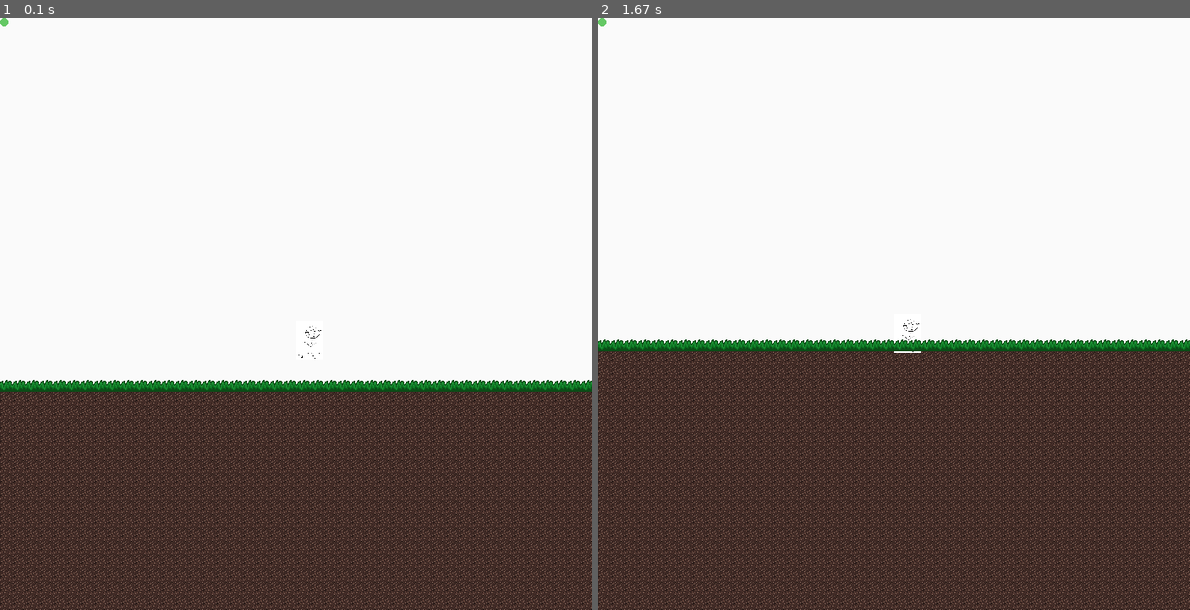
Above: before the commit, frames 1-2 (left to right).
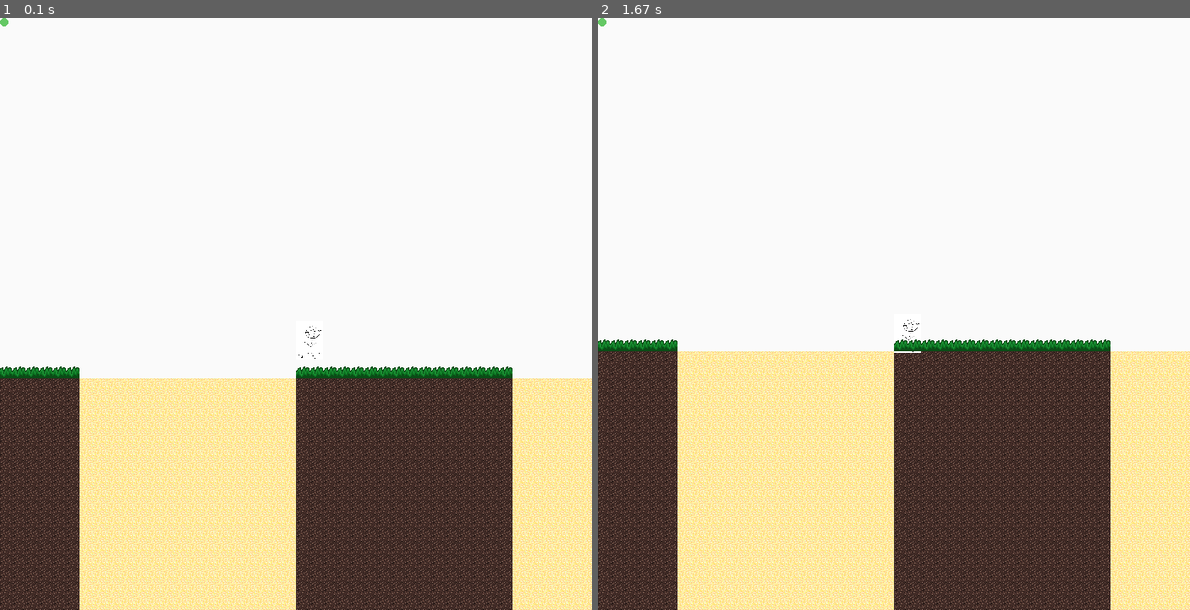
Above: after the commit, the same moments.

Repository: HyperRays/minecraft-from-wish
Game: pygame game, started from game-logic/main.py
Two runs of this game, one before a commit and one after it. Both use one fixed random seed, a clock stepped at 60 frames per second and the inputs below.
Inputs:
- Up to frame 1 (0.1 s): no input
- Up to frame 2 (1.67 s): no input

The runs differ from the first frame. In frame 1, 22% of the frame differs, in the area x 0-100%, y 58-100%; in frame 2, 23%, in the area x 13-100%, y 54-100%.

Commit message:
Added biomes

Diff:
--- a/game-logic/terrain_generation.py
+++ b/game-logic/terrain_generation.py
@@ -1,15 +1,51 @@
+from math import floor
 from blocks import *
+from random import choice
 #the chunk manager takes in a function which return a block
-def test_render(x,y, chunk):
+
+def grassland(x,y, pixelpos):
+    if y == 1:
+        return Grass(pixelpos)
+    elif y < 1:
+        return Dirt(pixelpos)
+    else:
+        return Air(pixelpos)
+
+
+def desert(x,y, pixelpos):
+    if y == 0:
+        return Sand(pixelpos)
+    elif y < 0:
+        return Sand(pixelpos)
+    else:
+        return Air(pixelpos)
+
+def polar(x,y, pixelpos):
+    if y == 0:
+        return Ice(pixelpos)
+    elif y < 0:
+        return Water(pixelpos)
+    else:
+        return Air(pixelpos)
+
+Biomes = [grassland, desert, polar]
+
+biome_spacing = 9
+
+def test_render(x,y, chunk: Chunk):
     coordinates_glob = chunk.get_chunk_coordinates(vec2d(x,y))
     coordinates = vec2d(x= (coordinates_glob.x*BLOCK_DIMENSIONS[0]), y= (coordinates_glob.y*BLOCK_DIMENSIONS[1]))
+    chunk_coords = chunk.position
 
-    if coordinates_glob.y < 0:
-        return Dirt(coordinates)
-    elif coordinates_glob.y == 0:
-        return Grass(coordinates)
-    else:
-        return Air(coordinates)
+    match floor(chunk_coords.x*(1/biome_spacing+1) % 3):
+        case 0: return grassland(coordinates_glob.x, coordinates_glob.y, coordinates)
+        case 1: return desert(coordinates_glob.x, coordinates_glob.y, coordinates)
+        case 2: return polar(coordinates_glob.x, coordinates_glob.y, coordinates)
+
+    return Air(coordinates)
+
+
+    # return grassland(chunk_coords.x, chunk_coords.y, coordinates)
 
 
 terrain_gen = test_render
